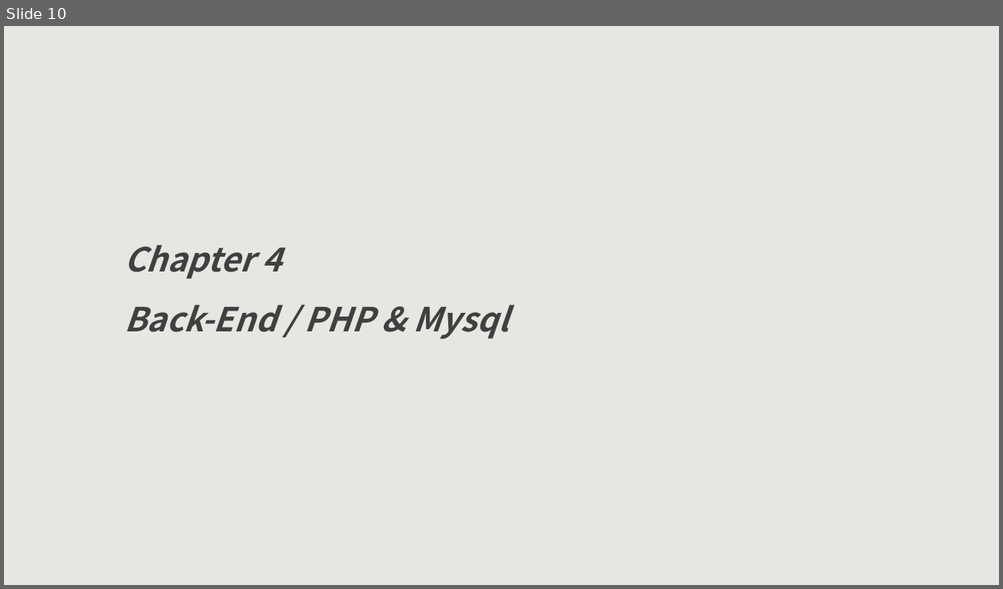
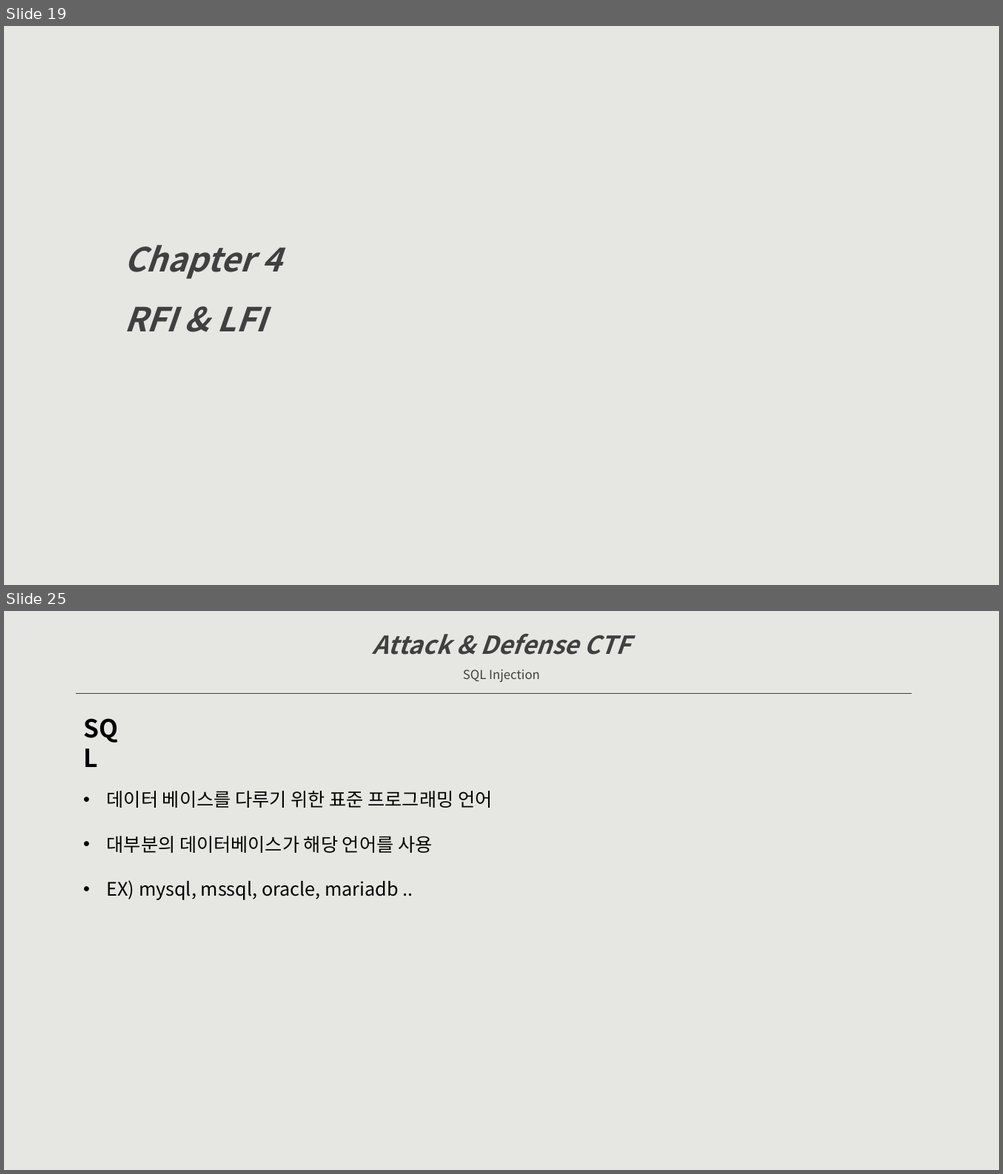
Before and after one commit to raxkson/kisec, a slide deck: Doc/Attack&Defense CTF-secu.pptx. Shown one above the other, each under a label of ours: slide 10 before the commit, slides 19 and 25 after it; the slides between them are not shown. The pictures are 1003x589 and 1003x1174 pixels, drawn with LibreOffice and Linux fonts; fonts in the diff are those of the drawing. Boxes give left, top, right and bottom in pixels: in the first picture for what was removed or moved away, otherwise in the second. Text is boxed around its words. In the diff, an @@ line names an element or a change of style, - is before the commit and + after.

```diff
--- a/Doc/Attack&Defense CTF-secu.pptx
+++ b/Doc/Attack&Defense CTF-secu.pptx
@@ slide 25 added at bbox=[4, 611, 999, 1170], background #E6E7E2 @@
@@ text added at bbox=[373, 633, 630, 682], 24 pt, text #404040, bold, italic @@
+Attack & Defense CTF
+SQL Injection
@@ line added from (77, 694) to (912, 694), #404040 0.5 pt @@
@@ text added at bbox=[77, 709, 138, 747], 24 pt, text #000000, bold @@
+SQL
@@ text added at bbox=[107, 791, 492, 900], 18 pt, text #000000 @@
+• 데이터 베이스를 다루기 위한 표준 프로그래밍 언어
+• 대부분의 데이터베이스가 해당 언어를 사용
+• EX) mysql, mssql, oracle, mariadb ..
@@ what was slide 10 is now slide 19 @@
@@ slide 19 changed as well @@
@@ text at bbox=[124, 307, 266, 332]: text changed @@
-Back-End / PHP & Mysql
+RFI & LFI
```
Also in this commit, not shown: 4 other slides changed, 36 other slides added, 5 slides removed.
